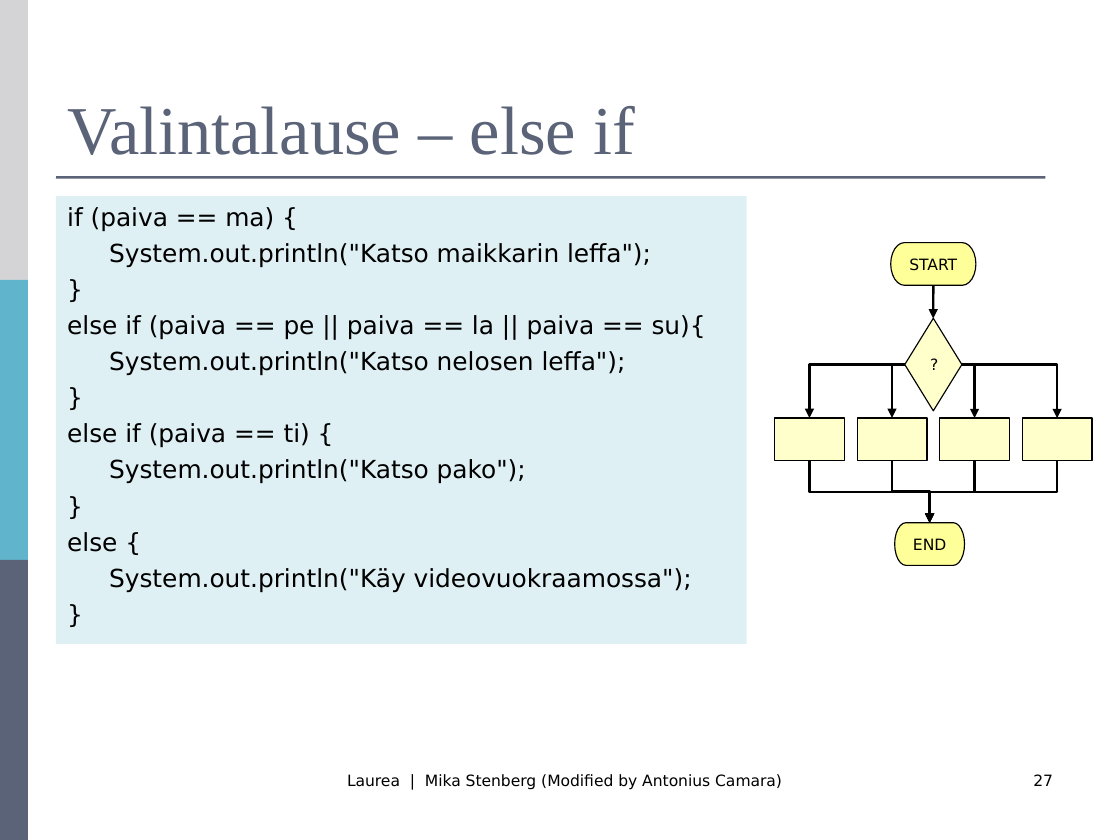
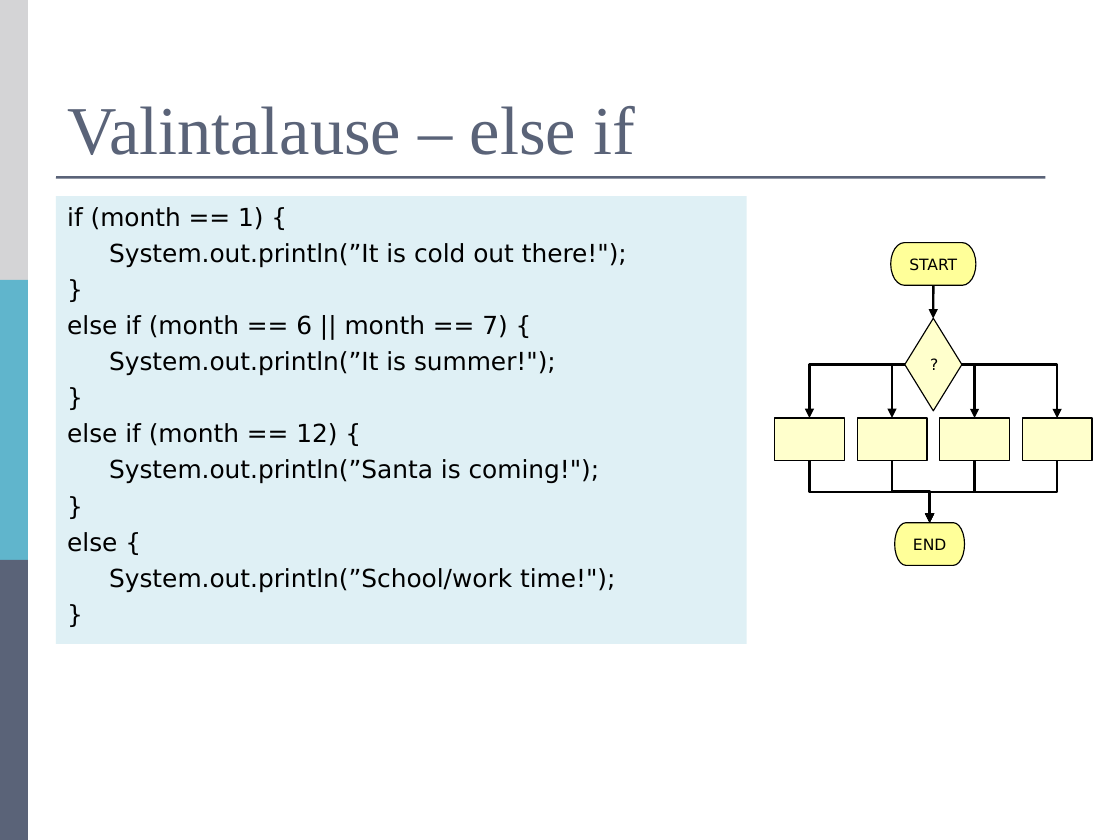
Before and after one commit to mjstenbe/OO_2017, a slide deck: slide 27 of Lecture materials (Antonius)/R0027-Luento-4-Ehto-Toistolauseet.ppt. Drawn at 1120x840 pixels with LibreOffice and Linux fonts; fonts in the diff are those of the drawing. Boxes give left, top, right and bottom in pixels: in the first picture for what was removed or moved away, otherwise in the second. Text is boxed around its words. In the diff, an @@ line names an element or a change of style, - is before the commit and + after.

```diff
--- a/Lecture materials (Antonius)/R0027-Luento-4-Ehto-Toistolauseet.ppt
+++ b/Lecture materials (Antonius)/R0027-Luento-4-Ehto-Toistolauseet.ppt
@@ text at [67, 207, 627, 268]: text changed @@
-if (paiva == ma) {
-System.out.println("Katso maikkarin leffa");
+if (month == 1) {
+System.out.println(”It is cold out there!");
@@ text at [67, 315, 556, 376]: text changed @@
-else if (paiva == pe || paiva == la || paiva == su){
-System.out.println("Katso nelosen leffa");
+else if (month == 6 || month == 7) {
+System.out.println(”It is summer!");
@@ text at [67, 423, 600, 484]: text changed @@
-else if (paiva == ti) {
-System.out.println("Katso pako");
+else if (month == 12) {
+System.out.println(”Santa is coming!");
@@ text at [109, 568, 615, 593]: text changed @@
-System.out.println("Käy videovuokraamossa");
+System.out.println(”School/work time!");
@@ text removed at [347, 774, 782, 790] @@
-Laurea | Mika Stenberg (Modified by Antonius Camara)
@@ page number removed at [1033, 774, 1053, 786] @@
-27
```
Also in this commit, not shown: 35 other slides changed, 6 other files.
